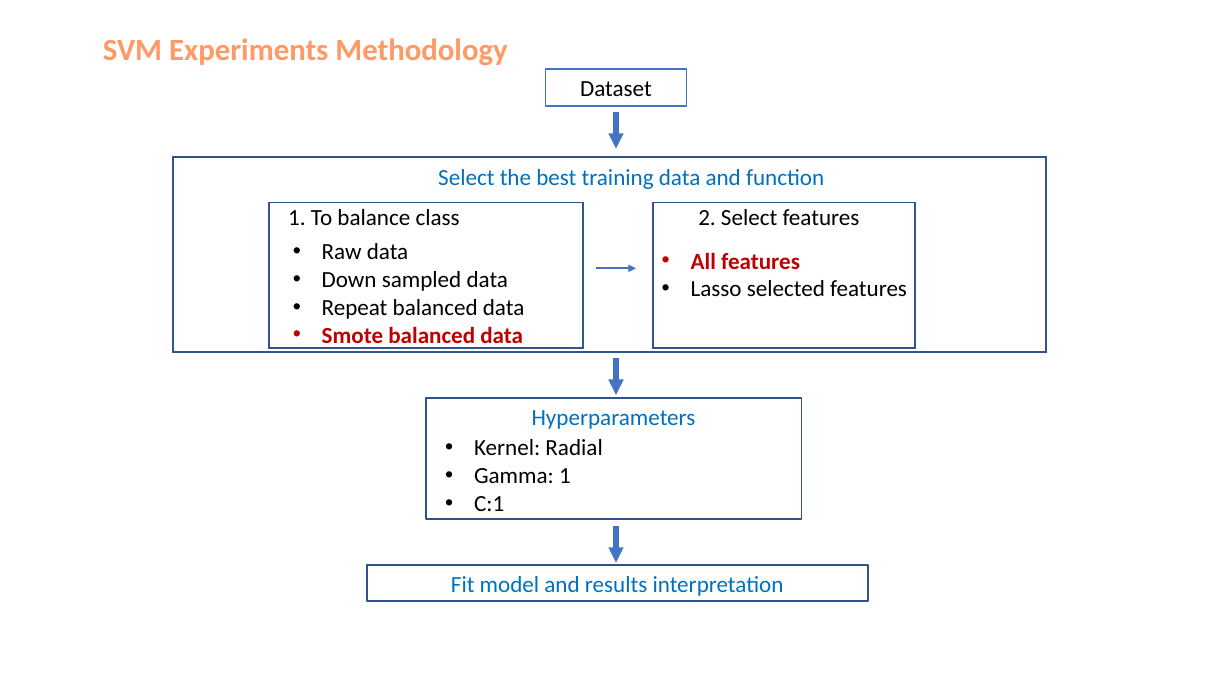
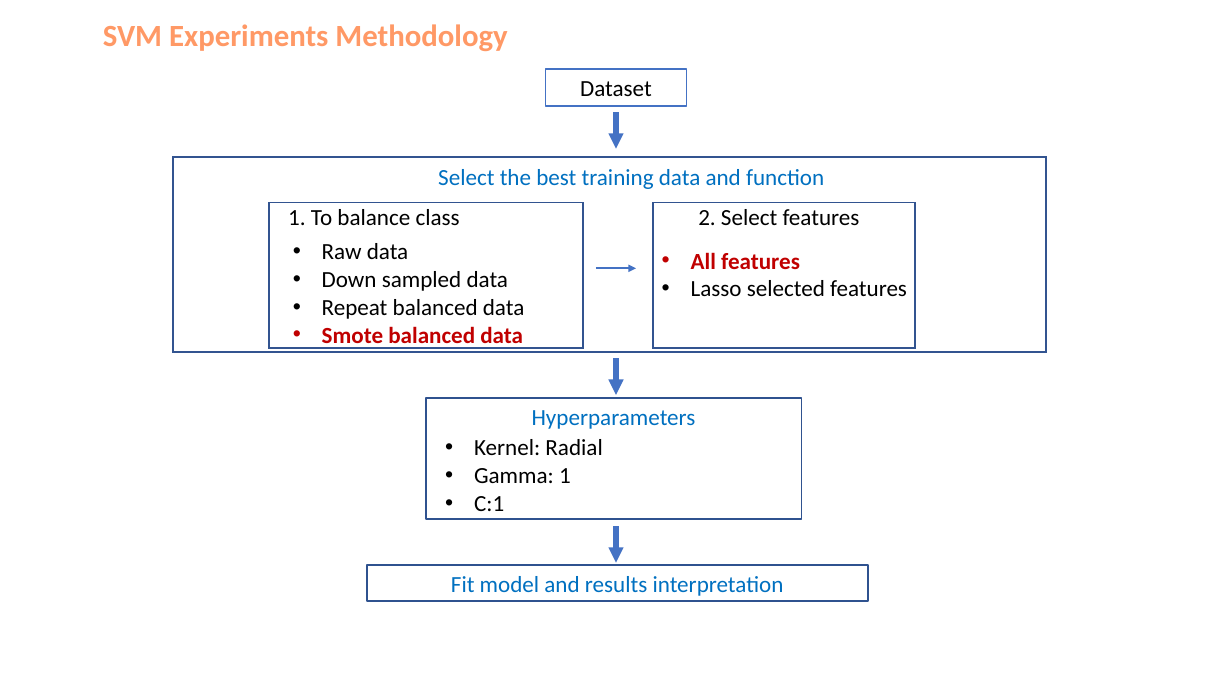
Before and after one commit to LeonardSk/STAT5003-Assignment-Stage-2---GROUP-10, a slide deck: slide 2 of SVM/SVM result.pptx. Drawn at 1232x693 pixels with LibreOffice and Linux fonts; fonts in the diff are those of the drawing. Boxes give left, top, right and bottom in pixels: in the first picture for what was removed or moved away, otherwise in the second. Text is boxed around its words. In the diff, an @@ line names an element or a change of style, - is before the commit and + after.

```diff
--- a/SVM/SVM result.pptx
+++ b/SVM/SVM result.pptx
@@ text "SVM Experiments Methodology": place and size @@
-text "SVM Experiments Methodology" at [103, 38, 507, 65]
+text "SVM Experiments Methodology" at [103, 24, 507, 51]
```
Also in this commit, not shown: 3 other files.
